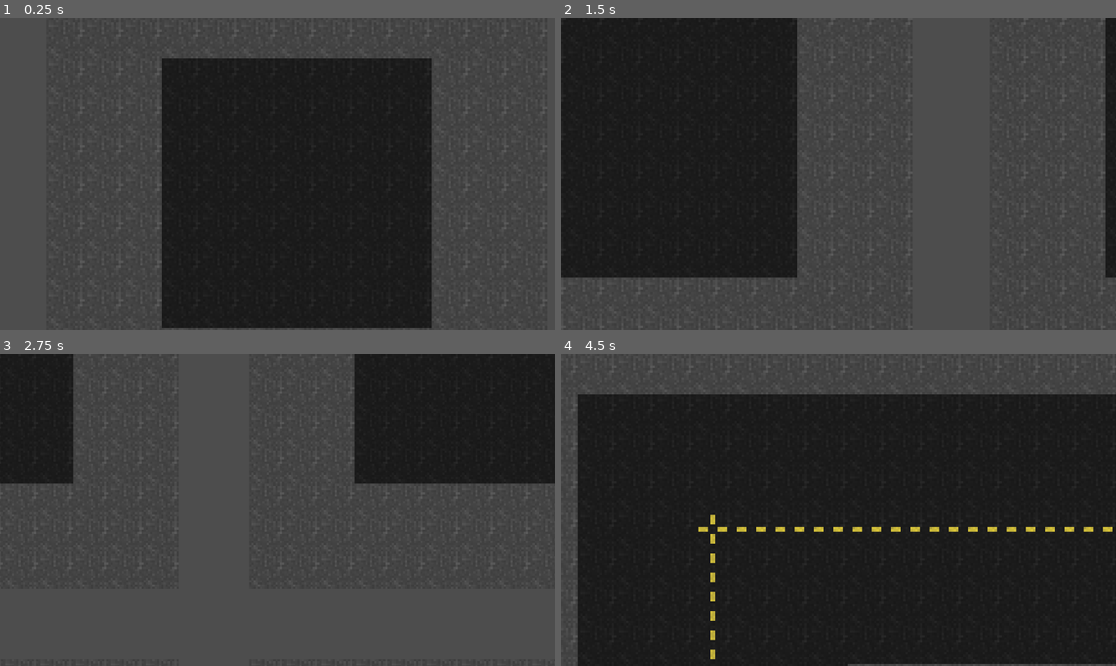
Above: before the commit, frames 1-4 (two rows, left to right).
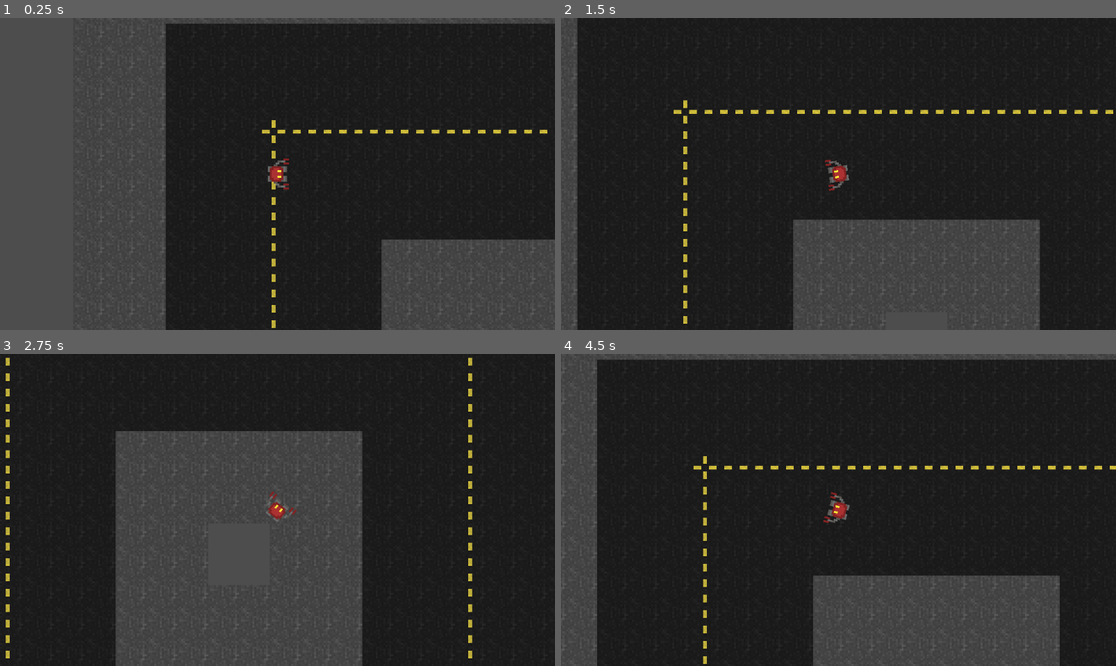
Above: after the commit, the same moments.

Repository: bellflwr/gmtk-jam-2024
Game: Godot game, scene res://scenes/world/test_world.tscn
Same seed, same stepped clock (60 frames per second), same inputs: the game is played once before the commit and once after it.
Inputs (mouse positions are in pixels of both pictures, inside the frame that each line leads up to):
- Up to frame 1 (0.25 s): no input
- Up to frame 2 (1.5 s): tap Enter at 0.5 s; move the mouse to (960, 158) at 0.52 s; hold D (right) 0.53-1.28 s; tap K (look_down) at 0.6 s; move the mouse to (727, 189) at 1.27 s; hold S (down) from 1.28 s (still down); tap I (look_up) at 1.35 s
- Up to frame 3 (2.75 s): move the mouse to (333, 441) at 2.02 s; release S (down) at 2.03 s; hold D (right) from 2.03 s (still down); tap K (look_down) at 2.1 s
- Up to frame 4 (4.5 s): move the mouse to (810, 572) at 2.77 s; release D (right) at 2.78 s; hold W (up) 2.78-3.53 s; tap I (look_up) at 2.85, 4.35 s; move the mouse to (1005, 556) at 3.52 s; hold A (left) from 3.53 s (still down); tap K (look_down) at 3.6 s; move the mouse to (672, 463) at 4.27 s

The runs differ from the first frame. In frame 1, 25% of the frame differs, in the area x 14-100%, y 1-100%; in frame 2, 50%, in the area x 0-100%, y 0-100%; in frame 3, 47%; in frame 4, 28%.

Commit message:
Fixed conflicts

Diff:
--- a/Scenes/player_bot.tscn
+++ b/Scenes/player_bot.tscn
@@ -1,6 +1,6 @@
-[gd_scene load_steps=10 format=3 uid="uid://c3hn74k1xwy0e"]
+[gd_scene load_steps=10 format=3 uid="uid://bkrsddom2vkh"]
 
-[ext_resource type="Script" path="res://Scenes/player_bot.gd" id="1_kkh4j"]
+[ext_resource type="Script" path="res://scripts/player_bot.gd" id="1_tfthi"]
 [ext_resource type="Texture2D" uid="uid://did4f2uuyw6yl" path="res://images/RoboSprite.png" id="2_oy32q"]
 
 [sub_resource type="RectangleShape2D" id="RectangleShape2D_2xyql"]
@@ -55,7 +55,7 @@
 }]
 
 [node name="PlayerBot" type="CharacterBody2D"]
-script = ExtResource("1_kkh4j")
+script = ExtResource("1_tfthi")
 
 [node name="CollisionShape2D" type="CollisionShape2D" parent="."]
 rotation = -1.5708
--- a/scenes/world/test_world.tscn
+++ b/scenes/world/test_world.tscn
@@ -2,7 +2,7 @@
 
 [ext_resource type="TileSet" uid="uid://s0vyjrb2nmhn" path="res://textures/world/tile_set.tres" id="1_b2hfv"]
 [ext_resource type="Script" path="res://scripts/map_generator.gd" id="2_gtxh3"]
-[ext_resource type="Script" path="res://scripts/freecam.gd" id="3_wa5lk"]
+[ext_resource type="PackedScene" uid="uid://bkrsddom2vkh" path="res://scenes/player_bot.tscn" id="3_lgsyi"]
 
 [node name="TestWorld" type="Node2D"]
 
@@ -11,6 +11,5 @@
 tile_set = ExtResource("1_b2hfv")
 script = ExtResource("2_gtxh3")
 
-[node name="Camera2D" type="Camera2D" parent="."]
-zoom = Vector2(5, 5)
-script = ExtResource("3_wa5lk")
+[node name="PlayerBot" parent="." instance=ExtResource("3_lgsyi")]
+position = Vector2(10, 30)
--- a/scripts/map_generator.gd
+++ b/scripts/map_generator.gd
@@ -111,8 +111,6 @@
 		fill_rectangle_centered(cell, 6, CURB)
 		fill_rectangle_centered(cell, 3, ASPHALT)
 
-	await wait(3)
-
 	for k in roads.keys():
 		if not roads[k]:
 			continue
--- a/Scenes/player_bot.gd
+++ b/scripts/player_bot.gd
@@ -8,18 +8,11 @@
 func _process(delta):
 	var mouse_position = get_global_mouse_position()
 	animation.play()
-	var direction = Vector2.ZERO
-	if Input.is_action_pressed("move_up"):
-		direction += Vector2.UP
-	if Input.is_action_pressed("move_down"):
-		direction += Vector2.DOWN
-	if Input.is_action_pressed("move_left"):
-		direction += Vector2.LEFT
-	if Input.is_action_pressed("move_right"):
-		direction += Vector2.RIGHT
+
+	var direction = Input.get_vector("left", "right", "up", "down")
 
 	if direction != Vector2.ZERO:
-		velocity = velocity.move_toward((direction.normalized() * 100), (delta * 800))
+		velocity = velocity.move_toward(direction * 100, delta * 800)
 		animation.set_animation("walk")
 	else:
 		velocity = velocity.move_toward(Vector2.ZERO, (delta * 1200))
